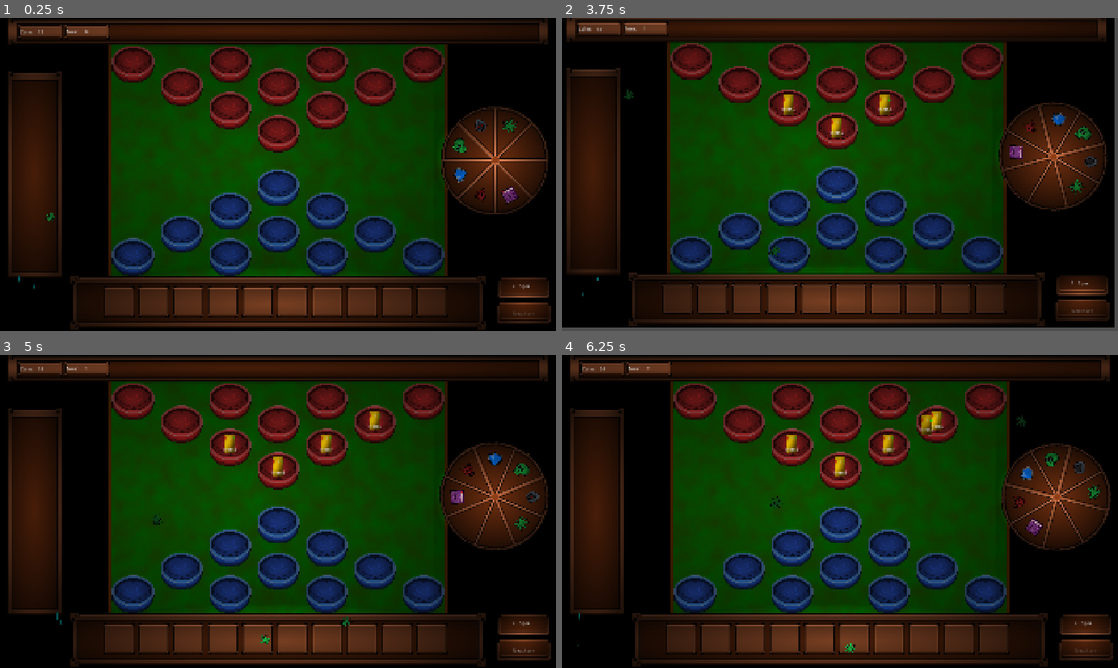
Above: before the commit, frames 1-4 (two rows, left to right).
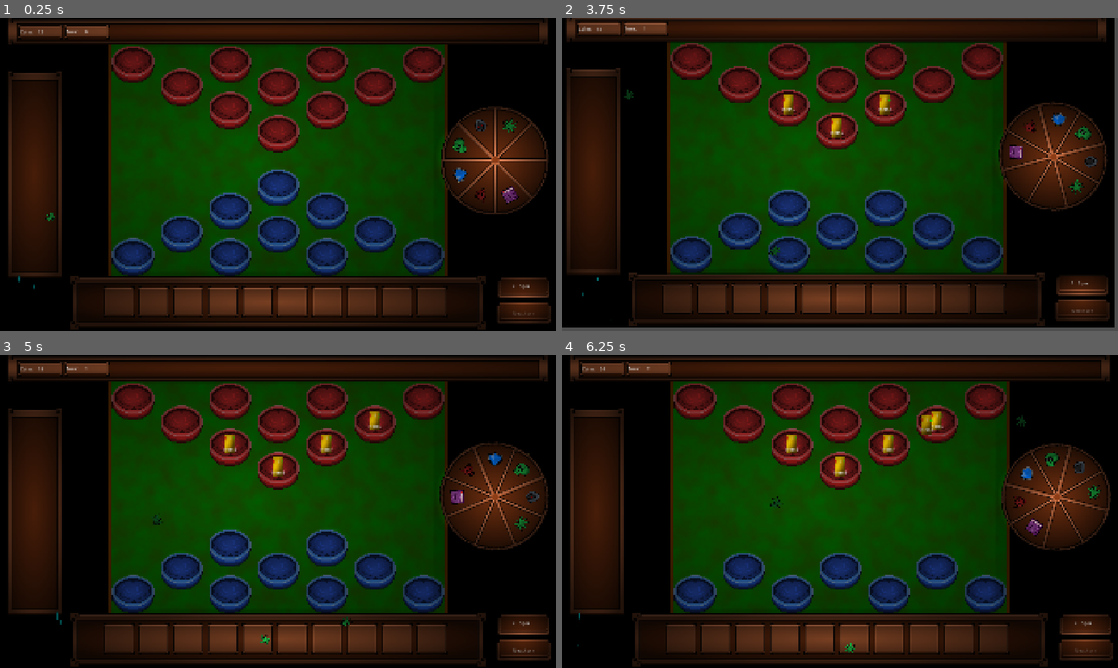
Above: after the commit, the same moments.

Repository: ArmanKianian/Untitled
Game: Godot game, scene res://scenes/game.tscn
The game is run twice, just before and just after one commit, with the same random seed, the same clock (stepped at 60 frames per second) and the same inputs.
Inputs (mouse positions are in pixels of both pictures, inside the frame that each line leads up to):
- Up to frame 1 (0.25 s): no input
- Up to frame 2 (3.75 s): move the mouse to (962, 158) at 0.52 s; press the mouse at (962, 158) at 0.53 s; move the mouse to (695, 61) at 1.27 s; release the mouse at (695, 61) at 1.28 s; click (695, 61) at 1.35 s; move the mouse to (789, 61) at 2.02 s; press the mouse at (789, 61) at 2.03 s; move the mouse to (890, 61) at 2.77 s; release the mouse at (890, 61) at 2.78 s; click (890, 61) at 2.85 s; click "Next turn" at 3.5 s
- Up to frame 3 (5 s): move the mouse to (422, 398) at 4.27 s; press the mouse at (422, 398) at 4.28 s
- Up to frame 4 (6.25 s): release the mouse at (984, 398) at 5 s; click "Next turn" at 5 s; move the mouse to (745, 420) at 5.77 s; click (745, 420) at 5.85 s

The runs differ from the first frame. In frame 1, 0.9% of the frame differs, in the area x 26-72%, y 81-99%; in frame 2, 1.5%; in frame 3, 1.6%; in frame 4, 3.1%, in the area x 26-72%, y 48-99%.

Commit message:
Game update
now each player lose a line of their war square when they lose the round, till they have no slot left.

Diff:
--- a/scenes/game.tscn
+++ b/scenes/game.tscn
@@ -163,8 +163,8 @@
 texture = SubResource("GradientTexture2D_8nxoa")
 
 [node name="PointLight2D4" type="PointLight2D" parent="Lightings" unique_id=963801954]
-position = Vector2(-14.0000725, 448.5)
-scale = Vector2(25.374998, 4.015624)
+position = Vector2(-14.0000725, 440.50003)
+scale = Vector2(25.374998, 2.9218748)
 texture = SubResource("GradientTexture2D_8nxoa")
 
 [node name="PointLight2D5" type="PointLight2D" parent="Lightings" unique_id=543279182]
--- a/scripts/game.gd
+++ b/scripts/game.gd
@@ -27,6 +27,9 @@
 
 var enemy_coin = 12
 var enemy_spin_cost = 3
+
+var enemy_line_count = 1
+var player_line_count = 1
 
 func _ready() -> void:
 	spin_button.disabled = true
@@ -125,34 +128,58 @@
 	var enemy_point = 0
 	var player_point = 0
 	for i in range(enemy_slots.size()):
+		if enemy_slots[i].item:
+			if player_slots.size() > i:
+				if player_slots[i].item == null:
+					enemy_point+=1
+			else:
+				enemy_point+=1
+
+	for i in range(player_slots.size()):
 		if player_slots[i].item:
+			if enemy_slots.size() > i:
 				if enemy_slots[i].item == null:
 					player_point+=1
-		if enemy_slots[i].item:
-				if player_slots[i].item == null:
-					enemy_point+=1
+			else:
+				player_point+=1
+
 	while true:
 		for i in range(enemy_slots.size()):
 			is_there_any = false
 			if enemy_slots[i].item:
-				if player_slots[i].item:
-					is_there_any = true
-					player_slots[i].item.health -= enemy_slots[i].item.damage
-					enemy_slots[i].item.health -= player_slots[i].item.damage
-					if enemy_slots[i].item.health <= 0:
-						player_point += 1
-						enemy_slots[i].item.queue_free()
-						enemy_slots[i].item = null
-					if player_slots[i].item.health <= 0:
-						enemy_point += 1
-						player_slots[i].item.queue_free()
-						player_slots[i].item = null
+				if player_slots.size() > i:
+					if player_slots[i].item:
+						is_there_any = true
+						player_slots[i].item.health -= enemy_slots[i].item.damage
+						enemy_slots[i].item.health -= player_slots[i].item.damage
+						if enemy_slots[i].item.health <= 0:
+							player_point += 1
+							enemy_slots[i].item.queue_free()
+							enemy_slots[i].item = null
+						if player_slots[i].item.health <= 0:
+							enemy_point += 1
+							player_slots[i].item.queue_free()
+							player_slots[i].item = null
 
 		if is_there_any == false:
-			print("enemy: ", enemy_point)
-			print("player: ", player_point)
+			var enemy_square_slots = enemy_square.get_children()
+			var player_square_slots = player_square.get_children()
 			if player_point > enemy_point:
-				pass
+				if enemy_square.get_child_count() > 0:
+					for i in range(1, enemy_line_count+1):
+						enemy_square_slots = enemy_square.get_children()
+						if enemy_square_slots[-i]:
+							if enemy_square_slots[-i].item:
+								enemy_square_slots[-i].item.queue_free()
+							enemy_square_slots[-i].queue_free()
+					enemy_line_count += 1
 			elif player_point < enemy_point:
-				pass
+				if player_square.get_child_count() > 0:
+					for i in range(1, player_line_count+1):
+						player_square_slots = player_square.get_children()
+						if player_square_slots[-i]:
+							if player_square_slots[-i].item:
+								player_square_slots[-i].item.queue_free()
+							player_square_slots[-i].queue_free()
+					player_line_count += 1
 			break
